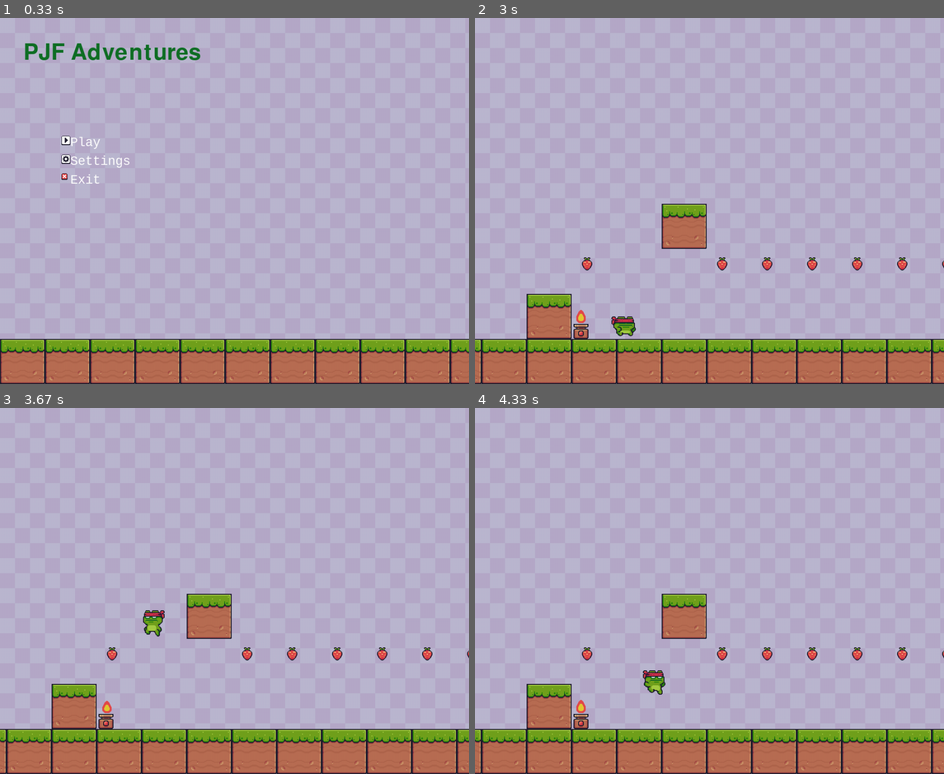
Above: before the commit, frames 1-4 (two rows, left to right).
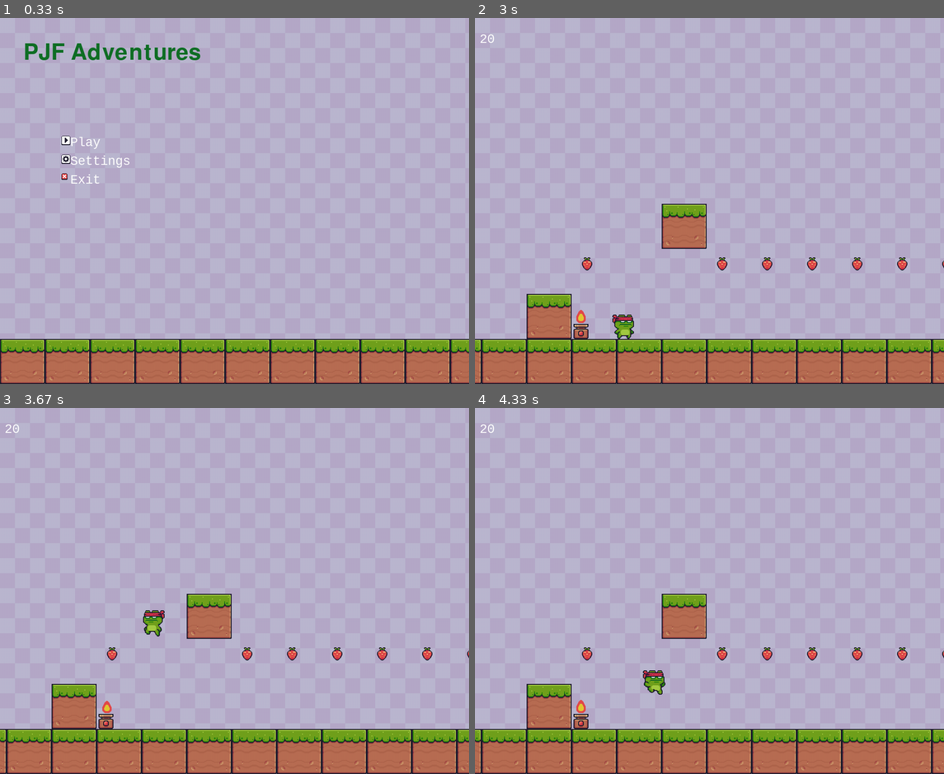
Above: after the commit, the same moments.

Repository: 88majk/platform_game_w_pygame
Game: pygame game, started from run.py
Same seed, same stepped clock (60 frames per second), same inputs: the game is played once before the commit and once after it.
Inputs (mouse positions are in pixels of both pictures, inside the frame that each line leads up to):
- Up to frame 1 (0.33 s): no input
- Up to frame 2 (3 s): click "Play" at 0.38 s; hold D 0.67-1.13 s; move the mouse to (709, 222) at 0.7 s; hold D 1.17-1.63 s; tap Space at 1.23, 1.53, 1.73, 2.03, 2.3, 2.6, 2.73 s; hold A 1.67-2.2 s; hold A 2.23-2.63 s; hold D from 2.67 s (still down)
- Up to frame 3 (3.67 s): tap Space at 3.03, 3.4 s; release D at 3.3 s; hold A from 3.33 s (still down)
- Up to frame 4 (4.33 s): tap Space at 3.7, 3.9, 4.2 s; release A at 3.8 s; hold D 3.83-4.3 s

Frame 1 is identical in both runs. In frame 2, 0.2% of the frame differs, in the area x 1-35%, y 4-88%; in frame 3, less than 0.1%; in frame 4, less than 0.1%.

Commit message:
dodanie animacji znikania

Diff:
--- a/player.py
+++ b/player.py
@@ -61,6 +61,8 @@
         self.hit = True
         self.hit_count = 0
 
+    def collect_straw(self):
+        self.score += 10
 
     def landed(self):
         self.fall_count = 0
--- a/run.py
+++ b/run.py
@@ -36,7 +36,7 @@
         if obj and obj.name == "fire":
             player.make_hit()
         if obj and obj.name == "Strawberry":
-            player.make_hit()
+            player.collect_straw()
             if obj in superiors:
                 superiors.remove(obj)
 
@@ -115,6 +115,7 @@
             strawberry.loop()
             handle_move(player, objects, superiors)
             draw(window, background, bg_image, player, objects, superiors, offset_x)
+            draw_text(window, str(player.score), font, TEXT_COL, 10, 30)
 
             if((player.rect.right - offset_x >= WIDTH - scroll_area_width) and player.x_vel > 0) or (
                 (player.rect.left - offset_x <= scroll_area_width) and player.x_vel < 0):
